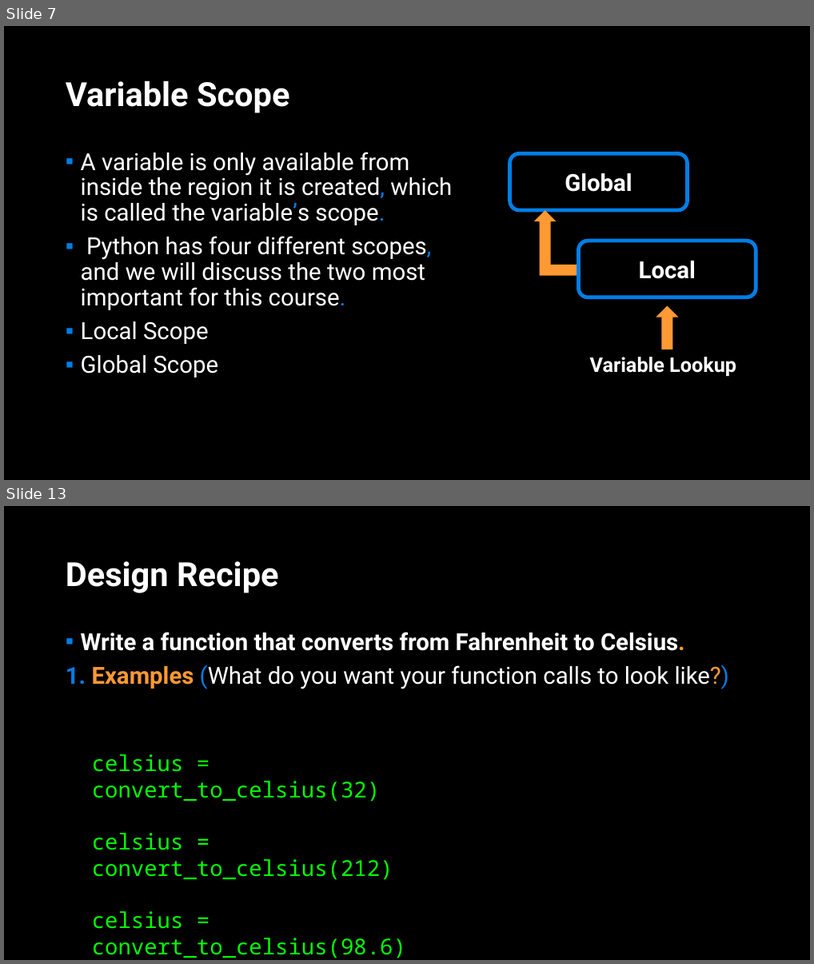
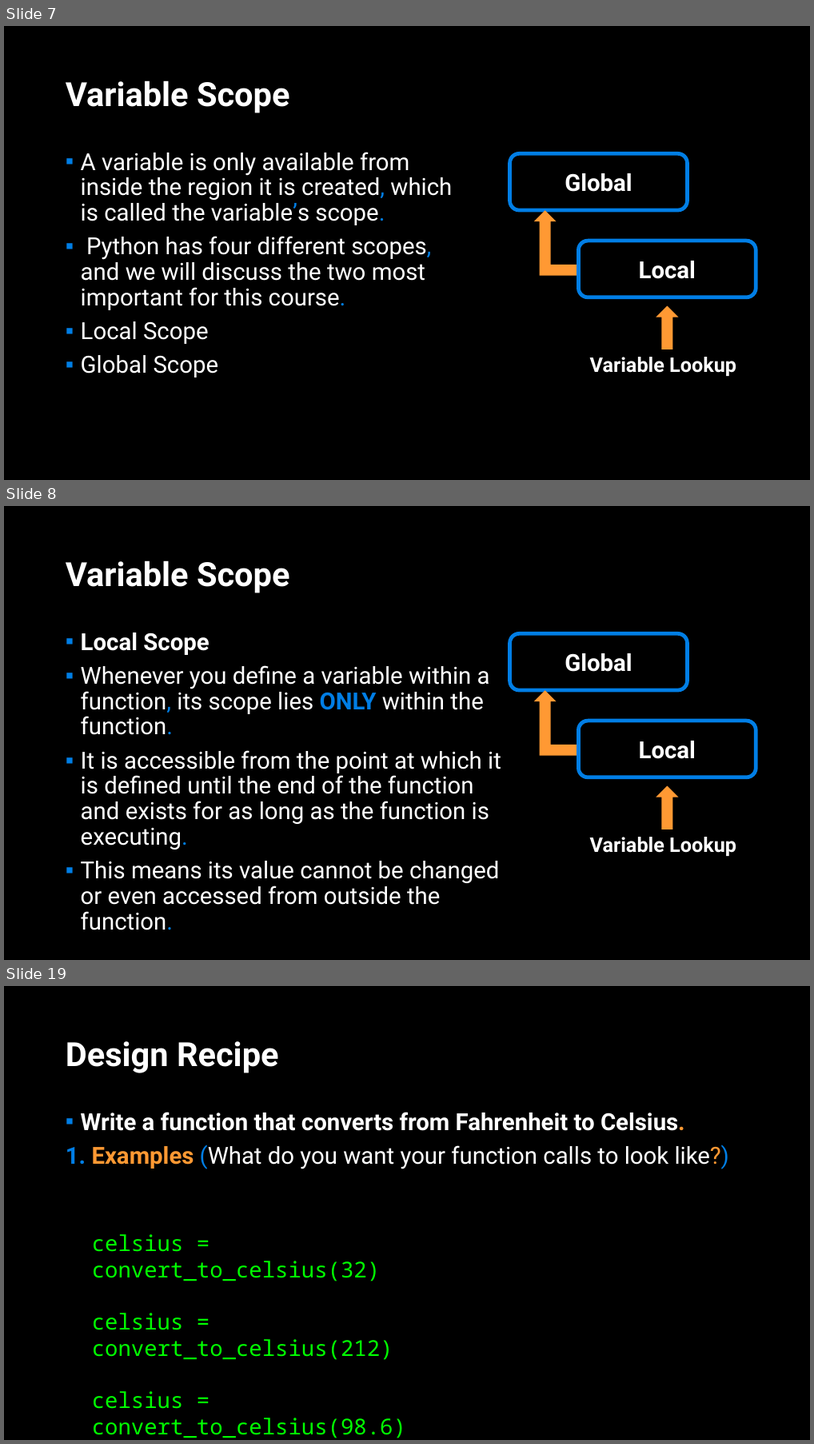
Before and after one commit to APS106/APS106-winter-2022-material, a slide deck: lectures/week2/lecture2/slides/week2_lecture2.pptx. Shown one above the other, each under a label of ours: slides 7 and 13 before the commit, slides 7, 8 and 19 after it; the slides between them are not shown. The pictures are 814x964 and 814x1444 pixels, drawn with LibreOffice and Linux fonts; fonts in the diff are those of the drawing; background and template pictures are left out. Boxes give left, top, right and bottom in pixels: in the first picture for what was removed or moved away, otherwise in the second. Text is boxed around its words. In the diff, an @@ line names an element or a change of style, - is before the commit and + after.

```diff
--- a/lectures/week2/lecture2/slides/week2_lecture2.pptx
+++ b/lectures/week2/lecture2/slides/week2_lecture2.pptx
@@ slide 8 added at (4,506,810,960), background picture (left out) @@
@@ title added at (66,560,290,593), 39.6 pt, text #FFFFFF, bold @@
+Variable Scope
@@ text added at (81,632,502,930), 28 pt, text #FFFFFF @@
+▪ Local Scope
+▪ Whenever you define a variable within a function, its scope lies ONLY within the function.
+▪ It is accessible from the point at which it is defined until the end of the function and exists for as long as the function is executing.
+▪ This means its value cannot be changed or even accessed from outside the function.
@@ rounded rectangle added at (510,634,688,691), outline #017EE5 4.5 pt, 28 pt, text #FFFFFF, bold @@
+Global
@@ bent up arrow added at (534,691,579,756), fill #FF9933 @@
@@ rounded rectangle added at (578,720,757,778), outline #017EE5 4.5 pt, 28 pt, text #FFFFFF, bold @@
+Local
@@ down arrow added at (657,785,679,829), fill #FF9933 @@
@@ text added at (590,836,737,856), 24 pt, text #FFFFFF, bold @@
+Variable Lookup
@@ what was slide 13 is now slide 19 @@
```
Also in this commit, not shown: 11 slides changed, 5 other slides added, 3 other files.
